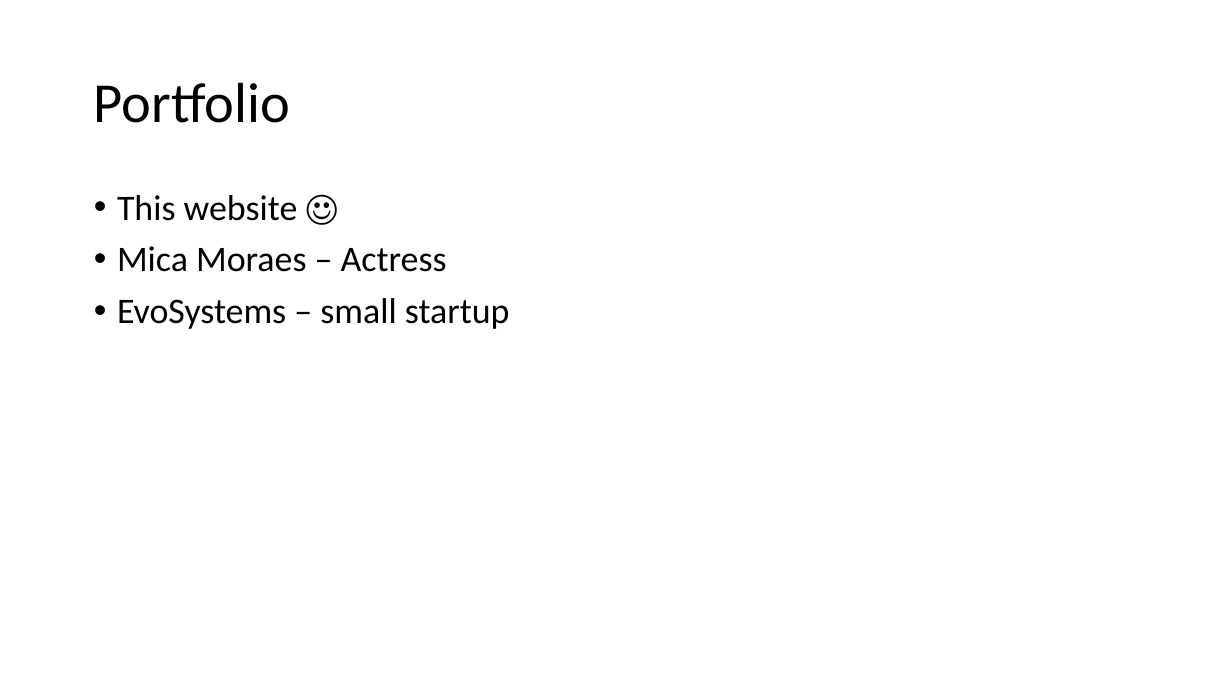
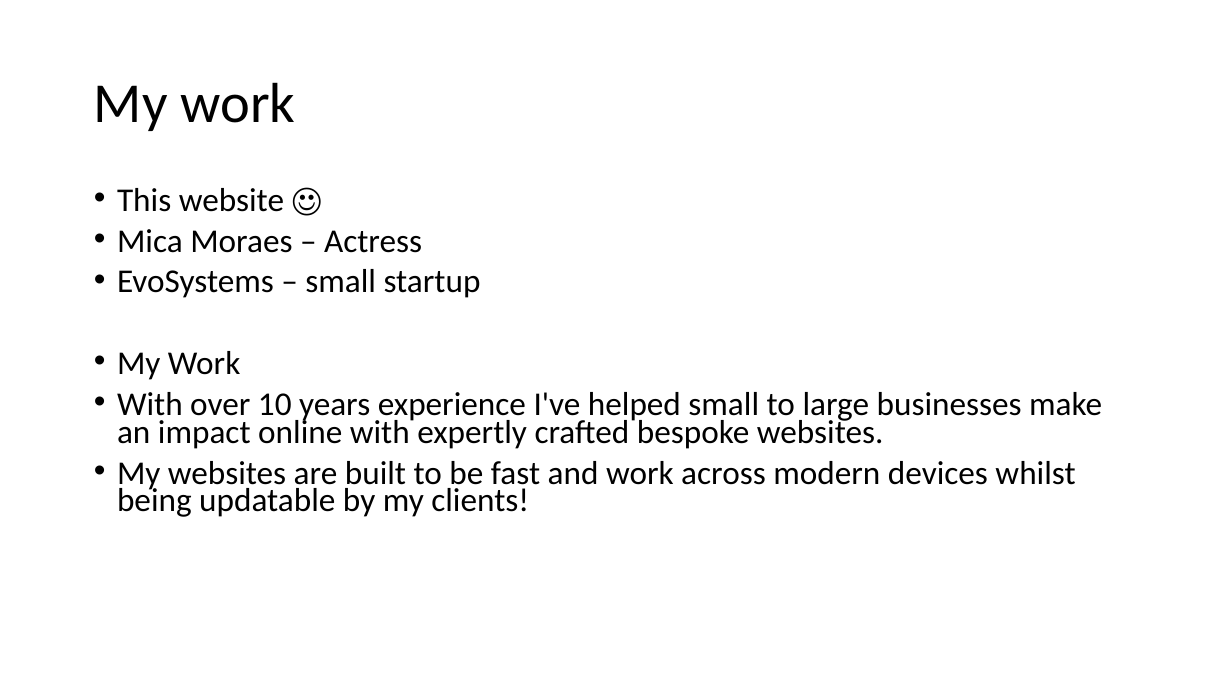
Before and after one commit to rddias/Freelance, a slide deck: slide 5 of structure.pptx (slide 4 before the commit). Drawn at 1232x693 pixels with LibreOffice and Linux fonts; fonts in the diff are those of the drawing. Boxes give left, top, right and bottom in pixels: in the first picture for what was removed or moved away, otherwise in the second. Text is boxed around its words. In the diff, an @@ line names an element or a change of style, - is before the commit and + after.

```diff
--- a/structure.pptx
+++ b/structure.pptx
@@ title at (94,82,295,131): text changed @@
-Portfolio
+My work
@@ text at (117,188,481,298): size 28 to 25.9 pt in "This website ☺", "Mica Moraes – Actress", "EvoSystems – small startup"; line spacing 0.9 to 0.7 @@
@@ text at (117,351,1102,517): paragraphs added @@
+• My Work
+• With over 10 years experience I've helped small to large businesses make an impact online with expertly crafted bespoke websites.
+• My websites are built to be fast and work across modern devices whilst being updatable by my clients!
```
Also in this commit, not shown: 3 other slides changed, 1 slide added, 6 other files.
